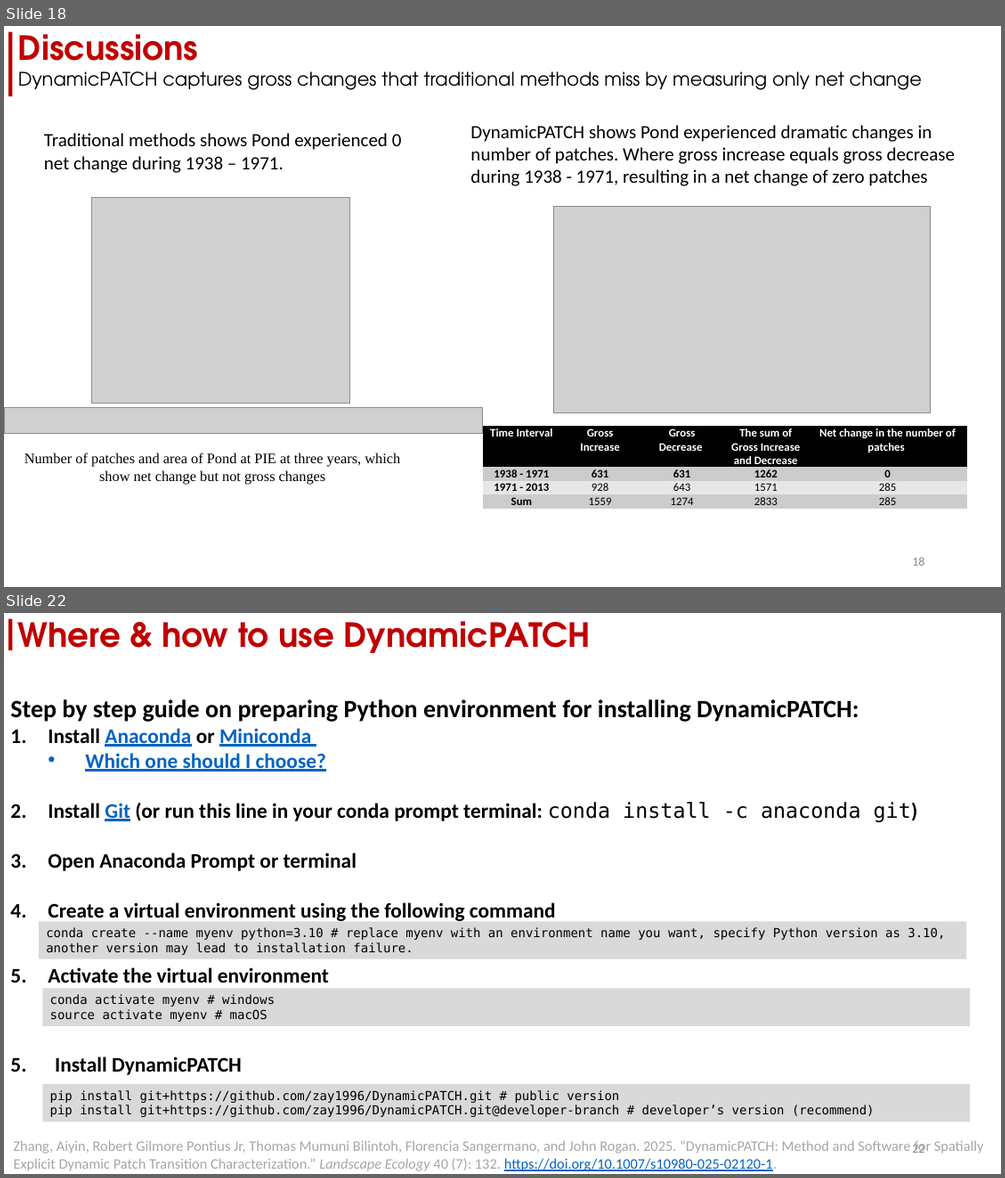
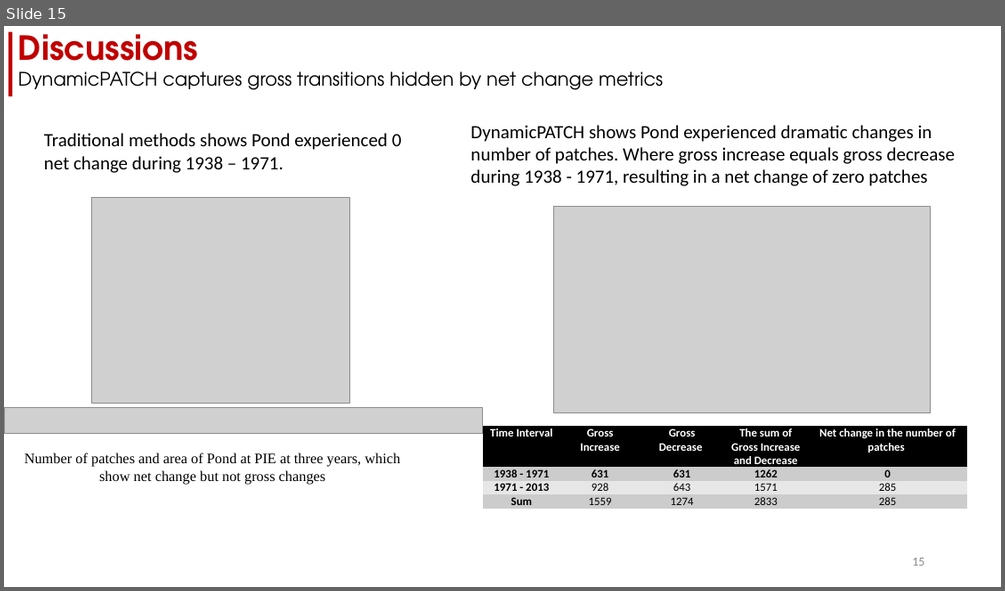
Before and after one commit to zay1996/Workshop_GIStimeseries, a slide deck: assets/slides/workshop_DynamicPATCH.pptx. Shown one above the other, each under a label of ours: slides 18 and 22 before the commit, slide 15 after it; the slides between them are not shown. The pictures are 1005x1178 and 1005x591 pixels, drawn with LibreOffice and Linux fonts; fonts in the diff are those of the drawing; grey boxes stand for pictures. Boxes give left, top, right and bottom in pixels: in the first picture for what was removed or moved away, otherwise in the second. Text is boxed around its words. In the diff, an @@ line names an element or a change of style, - is before the commit and + after.

```diff
--- a/assets/slides/workshop_DynamicPATCH.pptx
+++ b/assets/slides/workshop_DynamicPATCH.pptx
@@ slide 22 removed at [4,613,1001,1174], background #FFFFFF @@
@@ rectangle removed at [8,619,12,650] @@
@@ text removed at [18,621,591,653] @@
-Where & how to use DynamicPATCH
@@ text removed at [10,699,918,1075] @@
-Step by step guide on preparing Python environment for installing DynamicPATCH:
-1. Install Anaconda or Miniconda
-  • Which one should I choose?
-2. Install Git (or run this line in your conda prompt terminal: conda install -c anaconda git)
-3. Open Anaconda Prompt or terminal
-4. Create a virtual environment using the following command
-5. Activate the virtual environment
-5. Install DynamicPATCH
@@ rectangle removed at [39,921,966,958] @@
-conda create --name myenv python=3.10 # replace myenv with an environment name you want, specify Python version as 3.10, another version may lead to installation failure.
@@ rectangle removed at [43,989,971,1026] @@
-conda activate myenv # windows
-source activate myenv # macOS
@@ rectangle removed at [43,1084,971,1121] @@
-pip install git+https://github.com/zay1996/DynamicPATCH.git # public version
-pip install git+https://github.com/zay1996/DynamicPATCH.git@developer-branch # developer’s version (recommend)
@@ text removed at [14,1140,984,1171] @@
-Zhang, Aiyin, Robert Gilmore Pontius Jr, Thomas Mumuni Bilintoh, Florencia Sangermano, and John Rogan. 2025. “DynamicPATCH: Method and Software for Spatially Explicit Dynamic Patch Transition Characterization.” Landscape Ecology 40 (7): 132. https://doi.org/10.1007/s10980-025-02120-1.
@@ page number removed at [912,1142,924,1152] @@
-22
@@ what was slide 18 is now slide 15 @@
@@ slide 15 changed as well @@
@@ text at [18,71,663,90]: text changed @@
-DynamicPATCH captures gross changes that traditional methods miss by measuring only net change
+DynamicPATCH captures gross transitions hidden by net change metrics
@@ page number at [912,557,924,565]: text changed @@
-18
+15
```
Also in this commit, not shown: 12 other slides changed, 3 slides added, 9 other slides removed, 6 other files.
